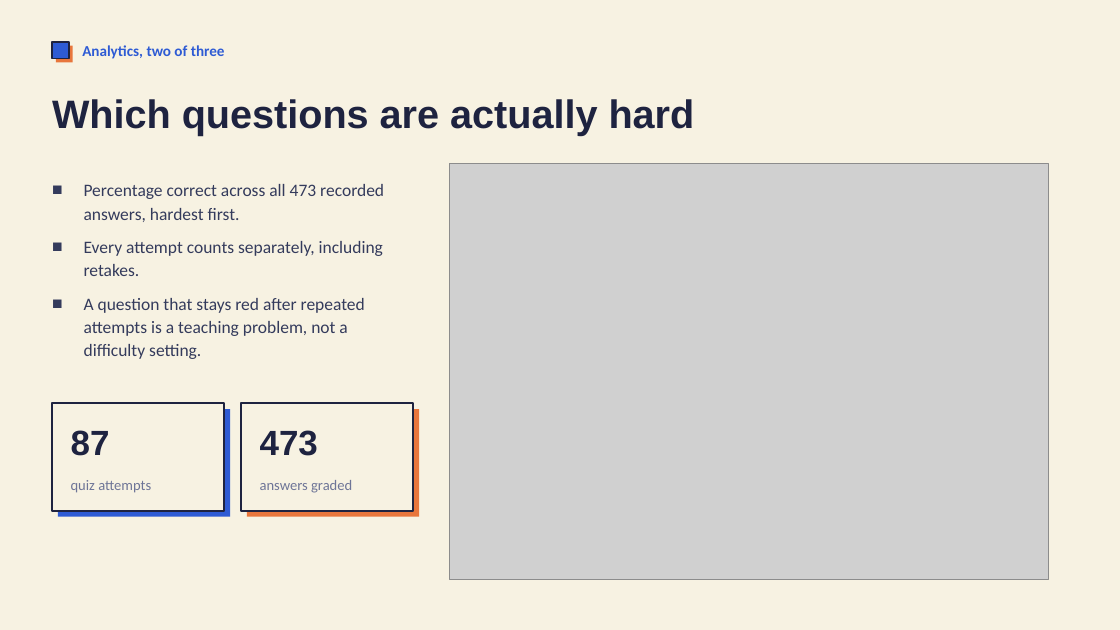
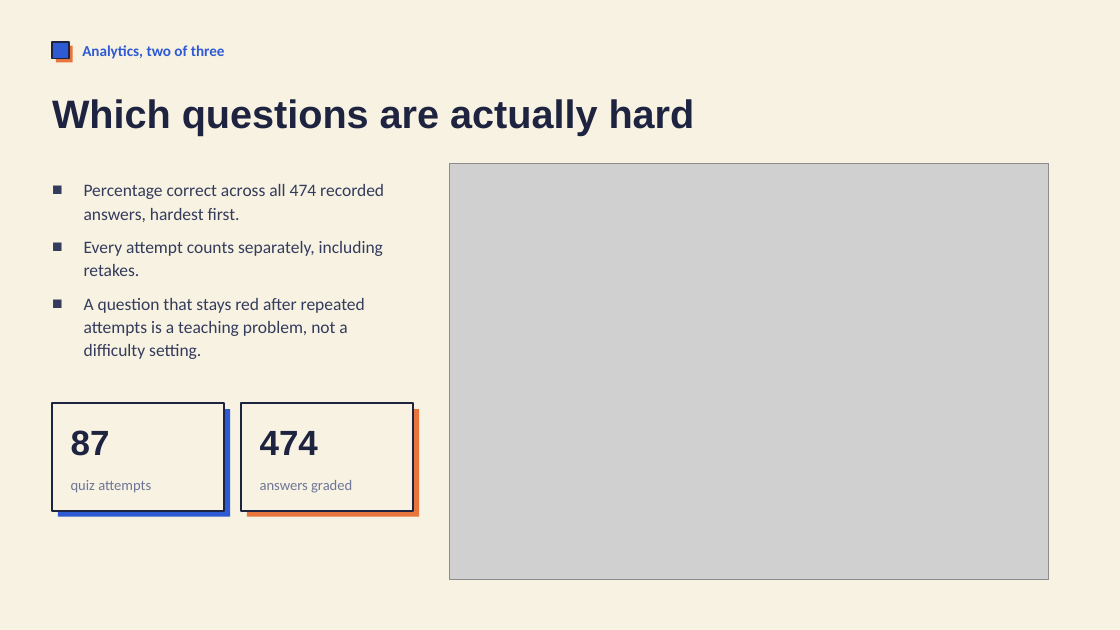
Before and after one commit to ndstab/lumen, a slide deck: slide 12 of docs/presentation.pptx. Drawn at 1120x630 pixels with LibreOffice and Linux fonts; fonts in the diff are those of the drawing; grey boxes stand for pictures. Boxes give left, top, right and bottom in pixels: in the first picture for what was removed or moved away, otherwise in the second. Text is boxed around its words. In the diff, an @@ line names an element or a change of style, - is before the commit and + after.

```diff
--- a/docs/presentation.pptx
+++ b/docs/presentation.pptx
@@ text at box(84, 184, 384, 222): text changed @@
-■ Percentage correct across all 473 recorded answers, hardest first.
+■ Percentage correct across all 474 recorded answers, hardest first.
@@ text at box(260, 431, 318, 455): text changed @@
-473
+474
```
Also in this commit, not shown: 8 other slides changed, 1 slide removed, 3 other files.
